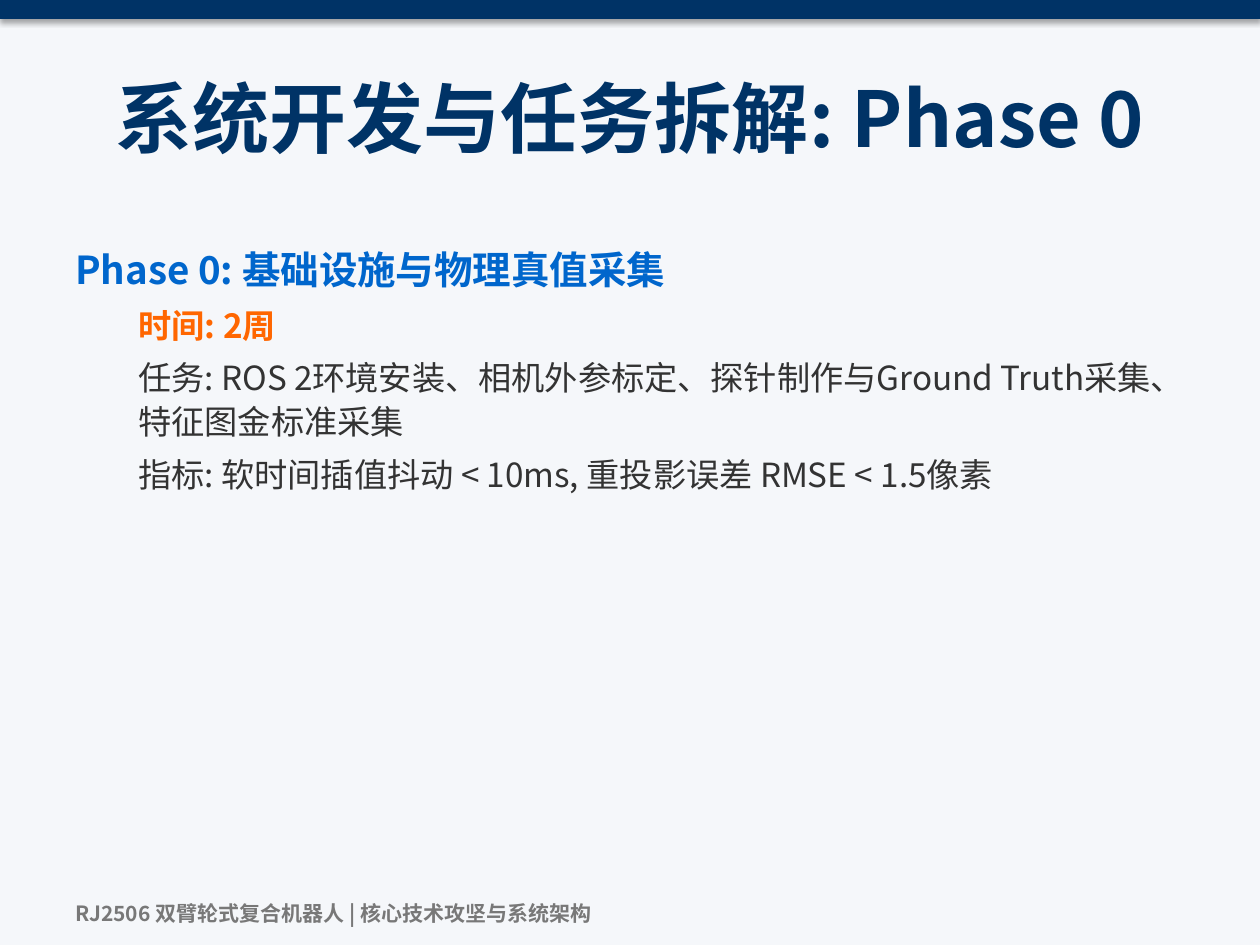
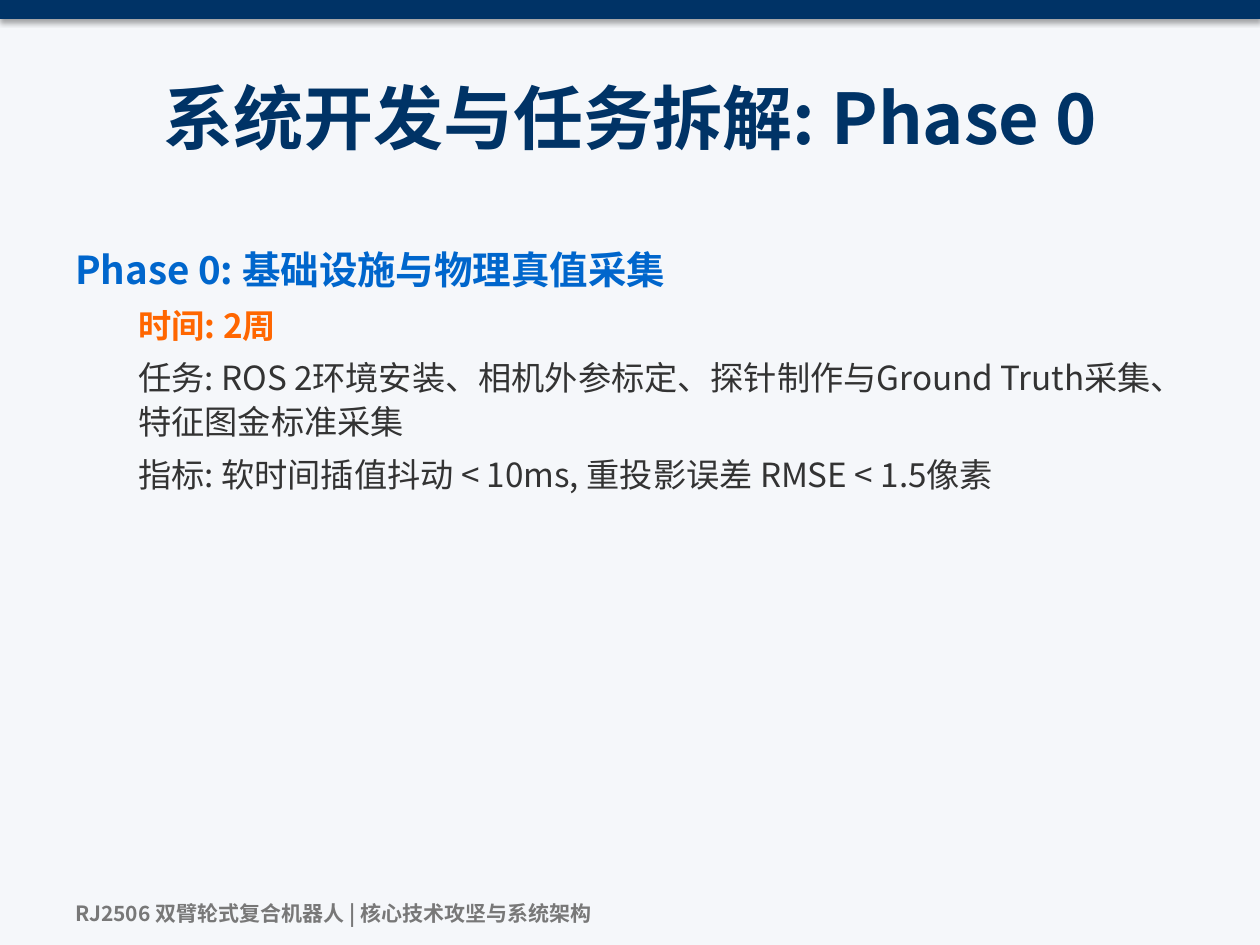
Before and after one commit to lynphoenix/rj2506_core_system, a slide deck: slide 10 of docs/RJ2506_Architecture_V3.pptx (slide 8 before the commit). Drawn at 1260x945 pixels with LibreOffice and Linux fonts; fonts in the diff are those of the drawing. Boxes give left, top, right and bottom in pixels: in the first picture for what was removed or moved away, otherwise in the second. Text is boxed around its words. In the diff, an @@ line names an element or a change of style, - is before the commit and + after.

```diff
--- a/docs/RJ2506_Architecture_V3.pptx
+++ b/docs/RJ2506_Architecture_V3.pptx
@@ title "系统开发与任务拆解: Phase 0" at (163,84,1096,151): size 44 to 40 pt @@
```
Also in this commit, not shown: 9 other slides changed, 3 slides added, 1 slide removed, 10 other files.
